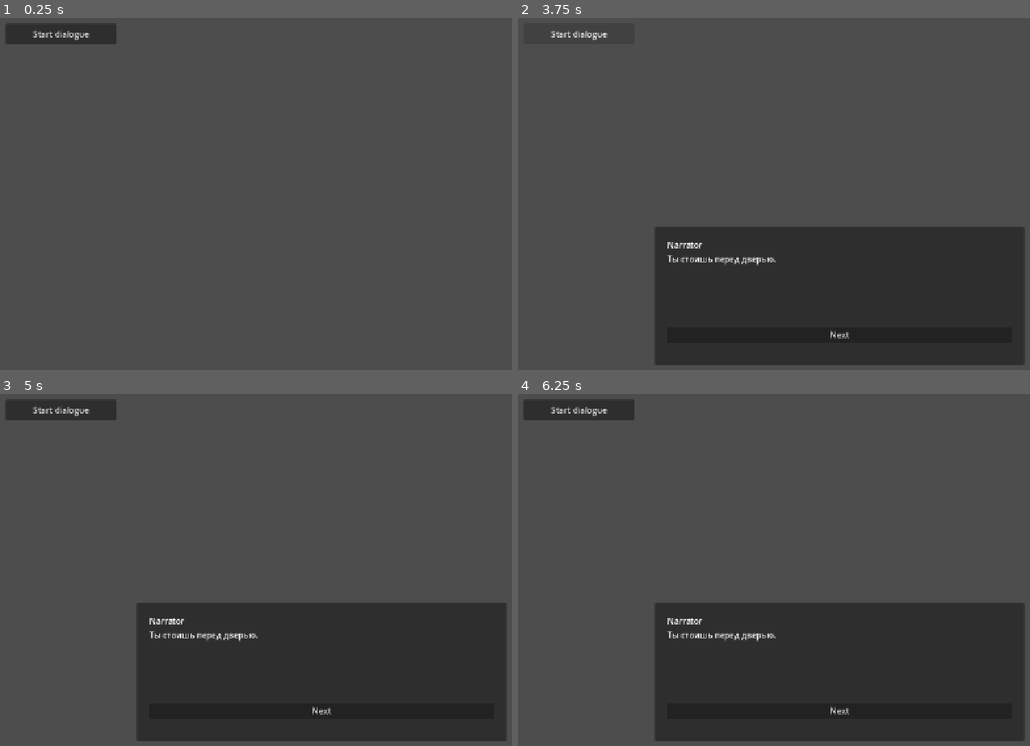
Above: before the commit, frames 1-4 (two rows, left to right).
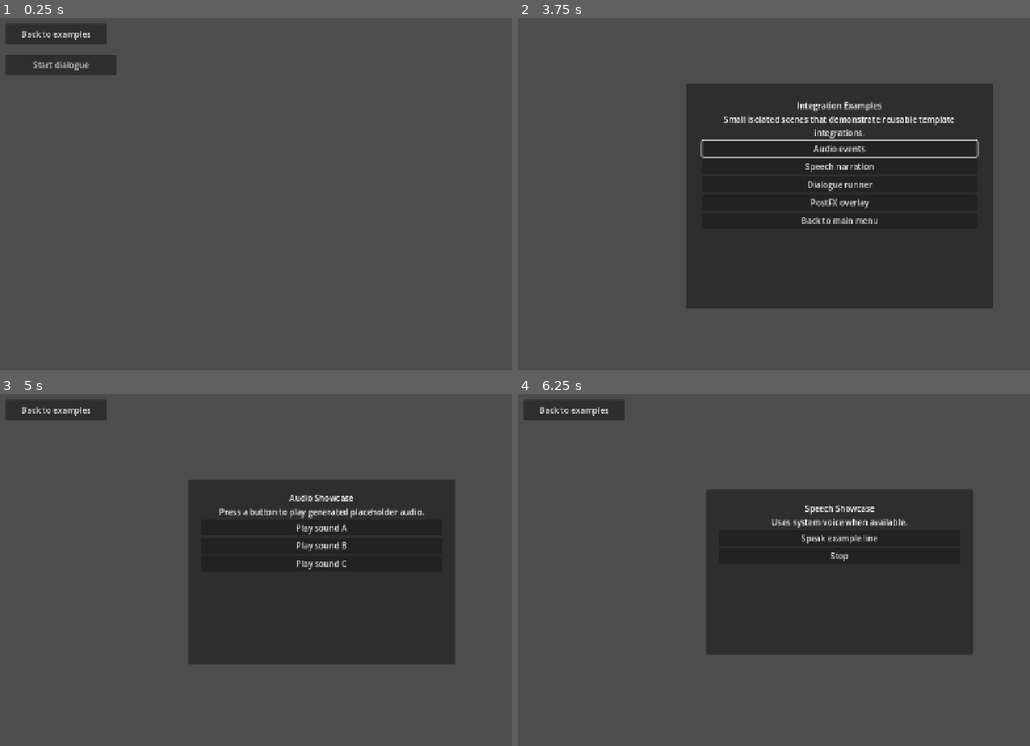
Above: after the commit, the same moments.

Repository: True-Ruslan/godot-simple-tamplate
Game: Godot game, scene res://game/scenes/examples/DialogueShowcase.tscn
Same seed, same stepped clock (60 frames per second), same inputs: the game is played once before the commit and once after it. This scene is started directly instead of the project's main scene.
Inputs (mouse positions are in pixels of both pictures, inside the frame that each line leads up to):
- Up to frame 1 (0.25 s): no input
- Up to frame 2 (3.75 s): click "Start dialogue" at 0.5 s; click "Start dialogue" at 1.25 s; click "Next" at 2 s; click "Next" at 2.75 s; click (574, 35) at 3.5 s, where only the run after the commit has a clickable "Back to examples"
- Up to frame 3 (5 s): click (322, 524) at 4.25 s, where only the run after the commit has a clickable "Audio events"
- Up to frame 4 (6.25 s): click (574, 411) at 5 s, where only the run after the commit has a clickable "Back to examples"; click (840, 541) at 5.75 s, where only the run after the commit has a clickable "Speech narration"

The runs differ from the first frame. In frame 1, 1.4% of the frame differs, in the area x 1-23%, y 1-17%; in frame 2, 38%, in the area x 6-99%, y 3-99%; in frame 3, 37%; in frame 4, 37%.
Error after the commit: Parse Error: Cannot find member "get" in base "String". (res://game/scripts/audio/SpeechNarrator.gd:48)

Commit message:
feat: add return button to dialogue showcase

Diff:
--- a/game/scenes/examples/DialogueShowcase.tscn
+++ b/game/scenes/examples/DialogueShowcase.tscn
@@ -1,8 +1,9 @@
-[gd_scene load_steps=4 format=3]
+[gd_scene load_steps=5 format=3]
 
 [ext_resource type="Script" path="res://game/scripts/examples/TextFlowShowcaseController.gd" id="1_controller"]
 [ext_resource type="Script" path="res://game/scripts/dialogue/DialogueRunner.gd" id="2_runner"]
 [ext_resource type="Script" path="res://game/scripts/dialogue/DialoguePanel.gd" id="3_panel"]
+[ext_resource type="PackedScene" path="res://game/scenes/examples/ExampleReturnButton.tscn" id="4_return"]
 
 [node name="DialogueShowcase" type="Node"]
 script = ExtResource("1_controller")
@@ -23,9 +24,9 @@
 [node name="StartButton" type="Button" parent="DialoguePanel/Root"]
 layout_mode = 0
 offset_left = 24.0
-offset_top = 24.0
+offset_top = 84.0
 offset_right = 240.0
-offset_bottom = 64.0
+offset_bottom = 124.0
 text = "Start dialogue"
 
 [node name="Panel" type="Panel" parent="DialoguePanel/Root"]
@@ -61,3 +62,5 @@
 [node name="NextButton" type="Button" parent="DialoguePanel/Root/Panel/MarginContainer/VBoxContainer"]
 layout_mode = 2
 text = "Next"
+
+[node name="ExampleReturnButton" parent="." instance=ExtResource("4_return")]
